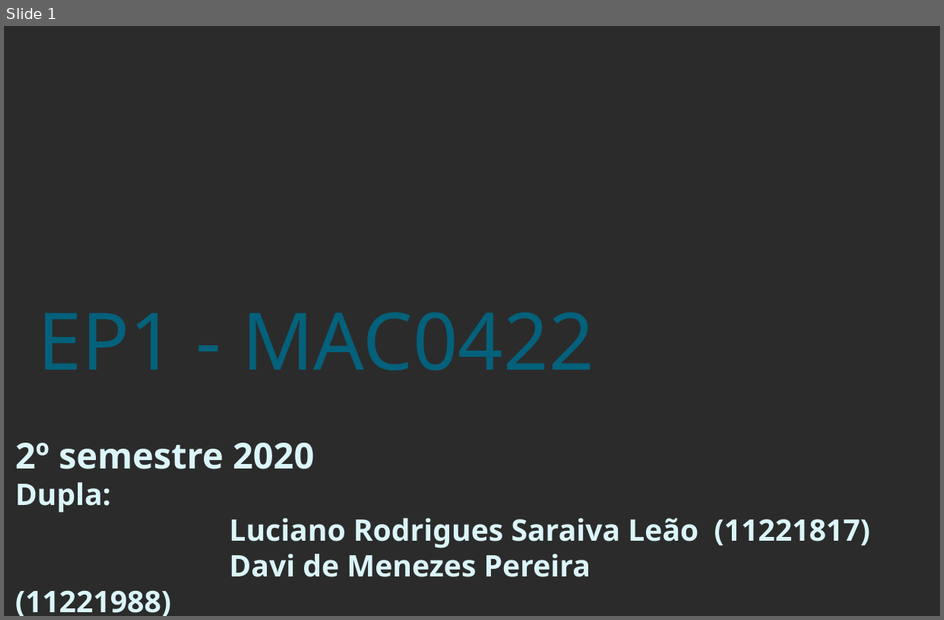
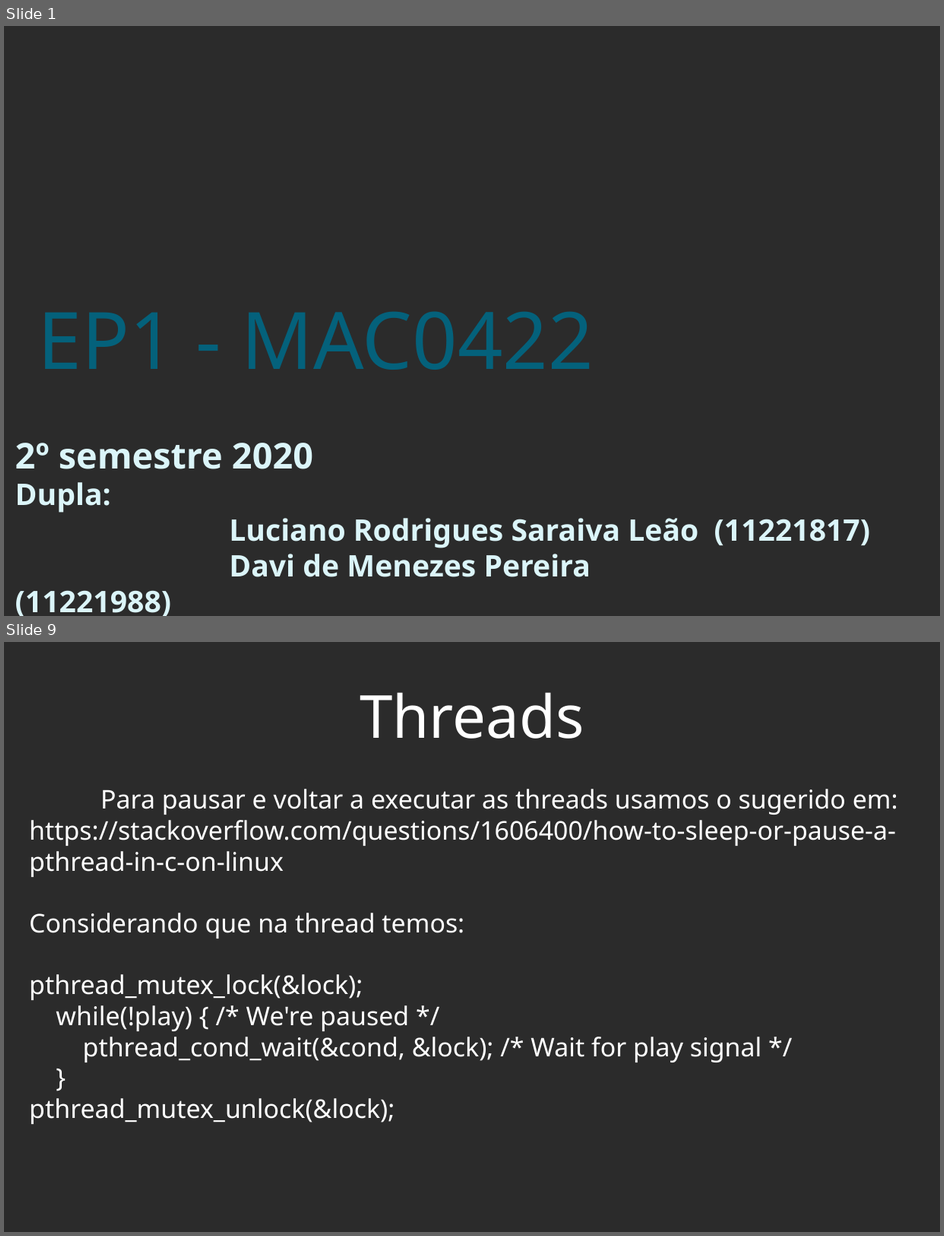
Before and after one commit to davimp/SistemasOperacionais, a slide deck: ep1/slides.odp. Shown one above the other, each under a label of ours: slide 1 before the commit, slides 1 and 9 after it; the slides between them are not shown. The pictures are 944x620 and 944x1236 pixels, drawn with LibreOffice and Linux fonts; fonts in the diff are those of the drawing; background and template pictures are left out; a plain dark background stands for a picture behind light text. Boxes give left, top, right and bottom in pixels: in the first picture for what was removed or moved away, otherwise in the second. Text is boxed around its words. In the diff, an @@ line names an element or a change of style, - is before the commit and + after.

```diff
--- a/ep1/slides.odp
+++ b/ep1/slides.odp
@@ slide 9 added at bbox=[4, 642, 940, 1232], background picture (left out) @@
@@ title added at bbox=[360, 692, 585, 739], 59.9 pt, text #FFFFFF @@
+Threads
@@ text added at bbox=[29, 789, 899, 1124], 26 pt, text #FFFFFF @@
+Para pausar e voltar a executar as threads usamos o sugerido em:
+https://stackoverflow.com/questions/1606400/how-to-sleep-or-pause-a-pthread-in-c-on-linux
+Considerando que na thread temos:
+pthread_mutex_lock(&lock);
+while(!play) { /* We're paused */
+pthread_cond_wait(&cond, &lock); /* Wait for play signal */
+}
+pthread_mutex_unlock(&lock);
@@ slide 1 changed as well @@
@@ subtitle at bbox=[15, 442, 313, 469]: size 36 to 35.9 pt in "2º semestre 2020" @@
```
Also in this commit, not shown: 10 other slides added, 2 slides removed, 1 other file.
